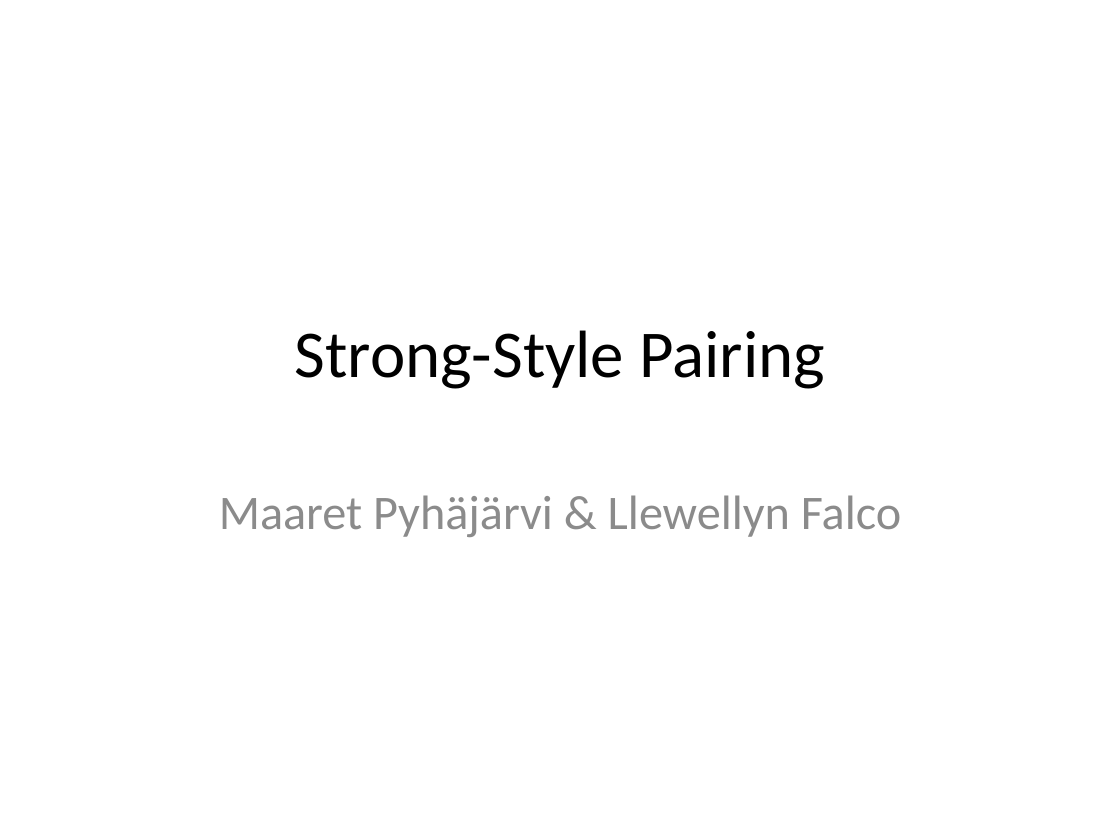
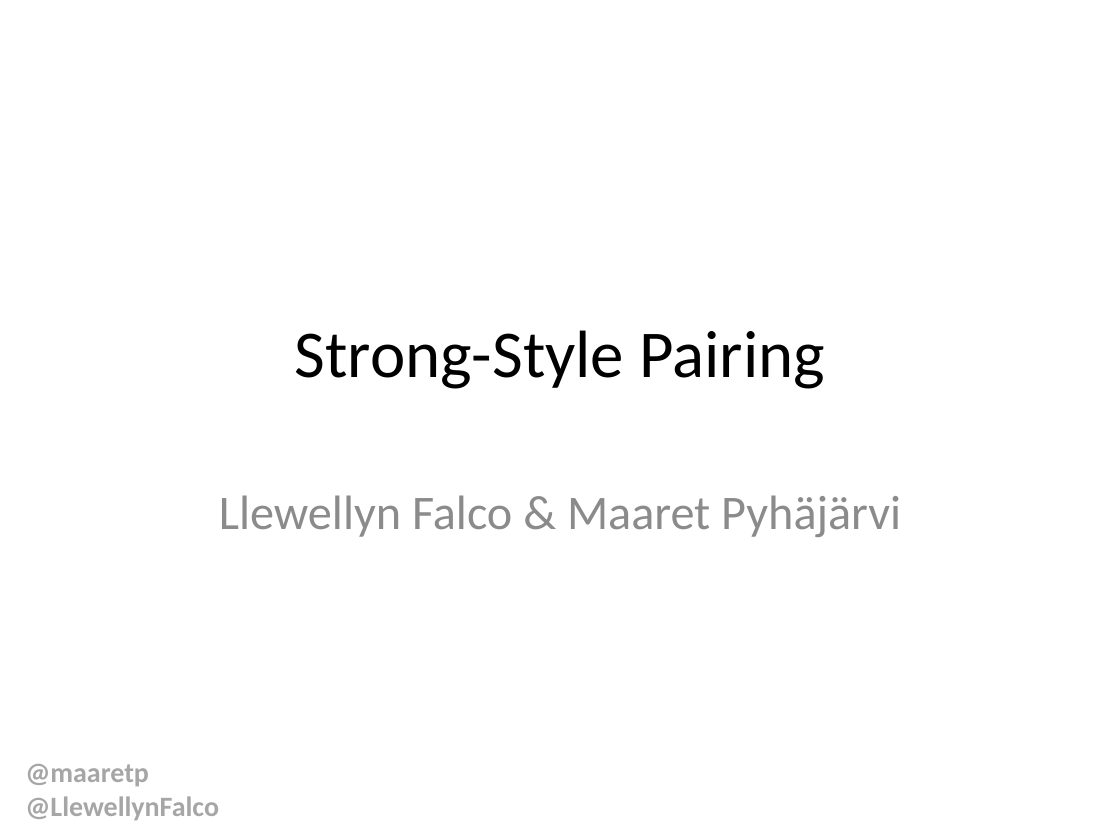
Before and after one commit to isidore/StrongStylePairingTalk, a slide deck: slide 1 of StrongStylePairing.pptx. Drawn at 1120x840 pixels with LibreOffice and Linux fonts; fonts in the diff are those of the drawing. Boxes give left, top, right and bottom in pixels: in the first picture for what was removed or moved away, otherwise in the second. Text is boxed around its words. In the diff, an @@ line names an element or a change of style, - is before the commit and + after.

```diff
--- a/StrongStylePairing.pptx
+++ b/StrongStylePairing.pptx
@@ subtitle at (x1=219, y1=495, x2=901, y2=537): text changed @@
-Maaret Pyhäjärvi & Llewellyn Falco
+Llewellyn Falco & Maaret Pyhäjärvi
@@ text added at (x1=25, y1=764, x2=219, y2=820), 18 pt, text #A6A6A6, bold @@
+@maaretp
+@LlewellynFalco
```
Also in this commit, not shown: 21 other slides changed, 1 slide added.
